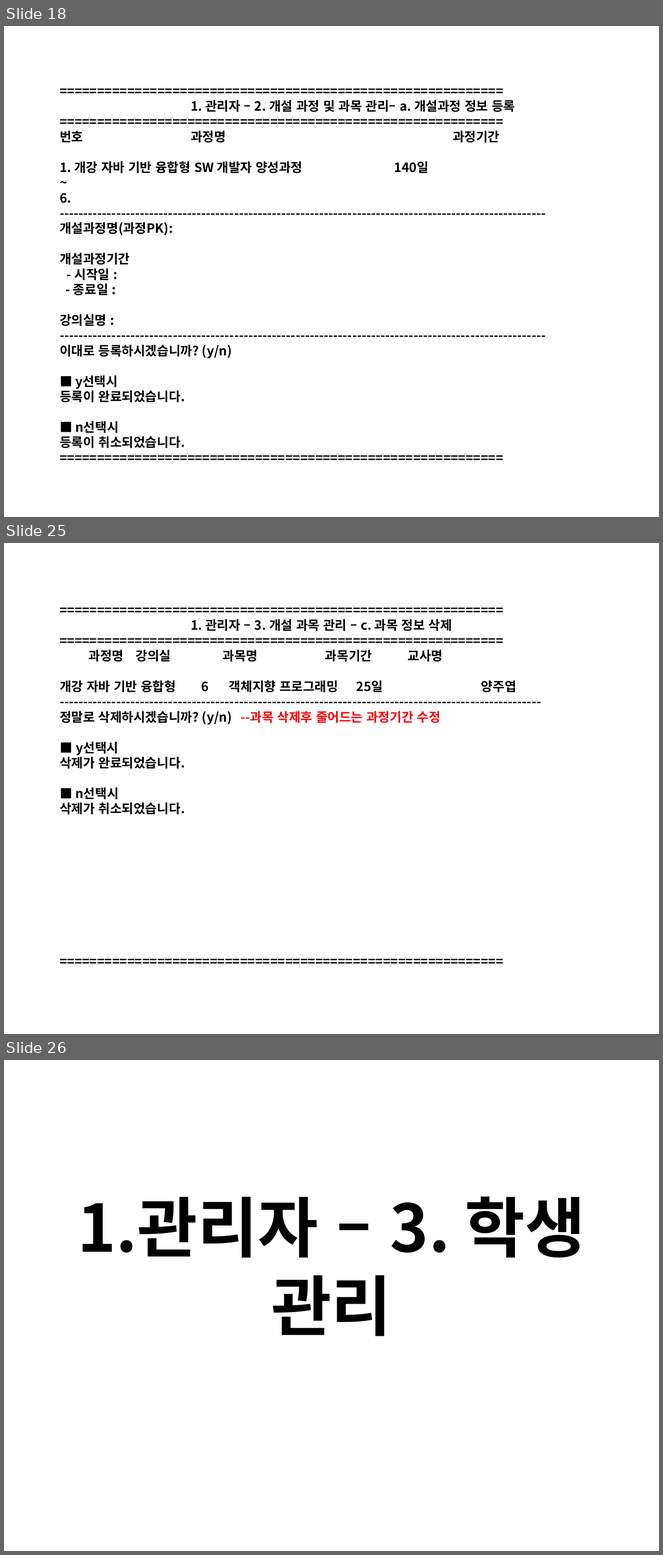
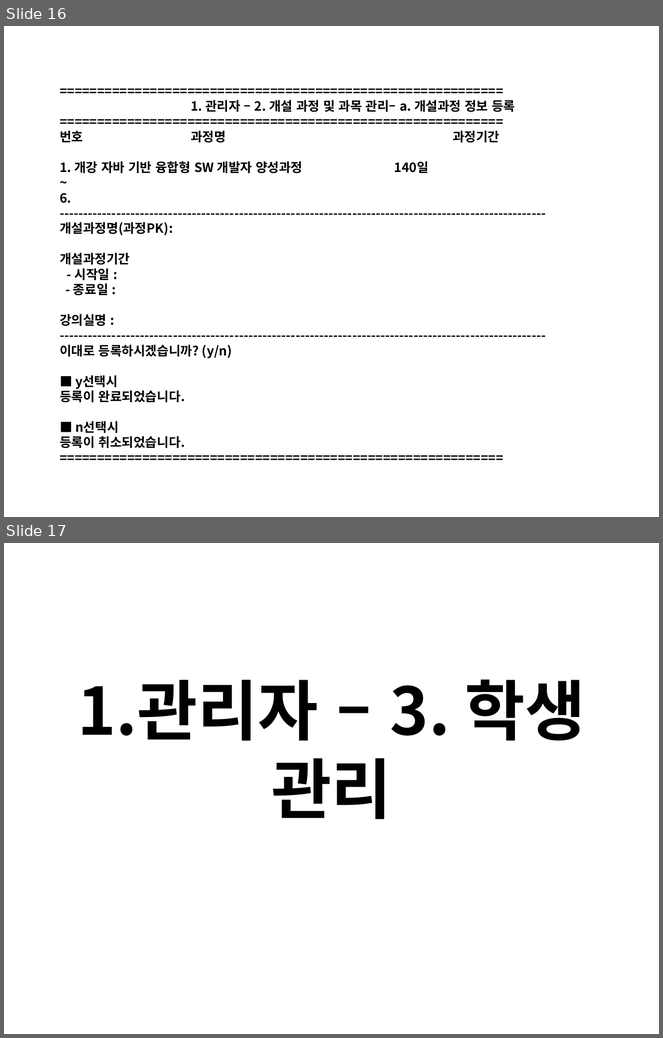
Before and after one commit to Yian-Kim/SEDU-Center, a slide deck: 03. 화면설계/01. 관리자/[디비2조]화면설계_관리자.pptx. Shown one above the other, each under a label of ours: slides 18, 25 and 26 before the commit, slides 16 and 17 after it; the slides between them are not shown. The pictures are 663x1555 and 663x1038 pixels, drawn with LibreOffice and Linux fonts; fonts in the diff are those of the drawing. Boxes give left, top, right and bottom in pixels: in the first picture for what was removed or moved away, otherwise in the second. Text is boxed around its words. In the diff, an @@ line names an element or a change of style, - is before the commit and + after.

Commit message:
1. POWER POINT 파일 수정
- [디비2조]화면설계_관리자.pptx 파일 수정
  (03. 화면설계\01. 관리자\[디비2조]화면설계_관리자.pptx)
- 관리자 메뉴 6번 교사평가 관리 및 결과 조회 수정

```diff
--- a/03. 화면설계/01. 관리자/[디비2조]화면설계_관리자.pptx
+++ b/03. 화면설계/01. 관리자/[디비2조]화면설계_관리자.pptx
@@ slide 25 removed at box(4, 543, 659, 1034), background #FFFFFF @@
@@ title removed at box(60, 619, 517, 815) @@
-===========================================================
-1. 관리자 – 3. 개설 과목 관리 – c. 과목 정보 삭제
-===========================================================
-과정명 강의실 과목명 과목기간 교사명
-개강 자바 기반 융합형 6 객체지향 프로그래밍 25일 양주엽
-------------------------------------------------------------------------------------------------------
-정말로 삭제하시겠습니까? (y/n) --과목 삭제후 줄어드는 과정기간 수정
-■ y선택시
-삭제가 완료되었습니다.
-■ n선택시
-삭제가 취소되었습니다.
-===========================================================
@@ what was slide 18 is now slide 16 @@
@@ what was slide 26 is now slide 17 @@
```
Also in this commit, not shown: 10 slides changed, 1 slide added, 7 other slides removed.
